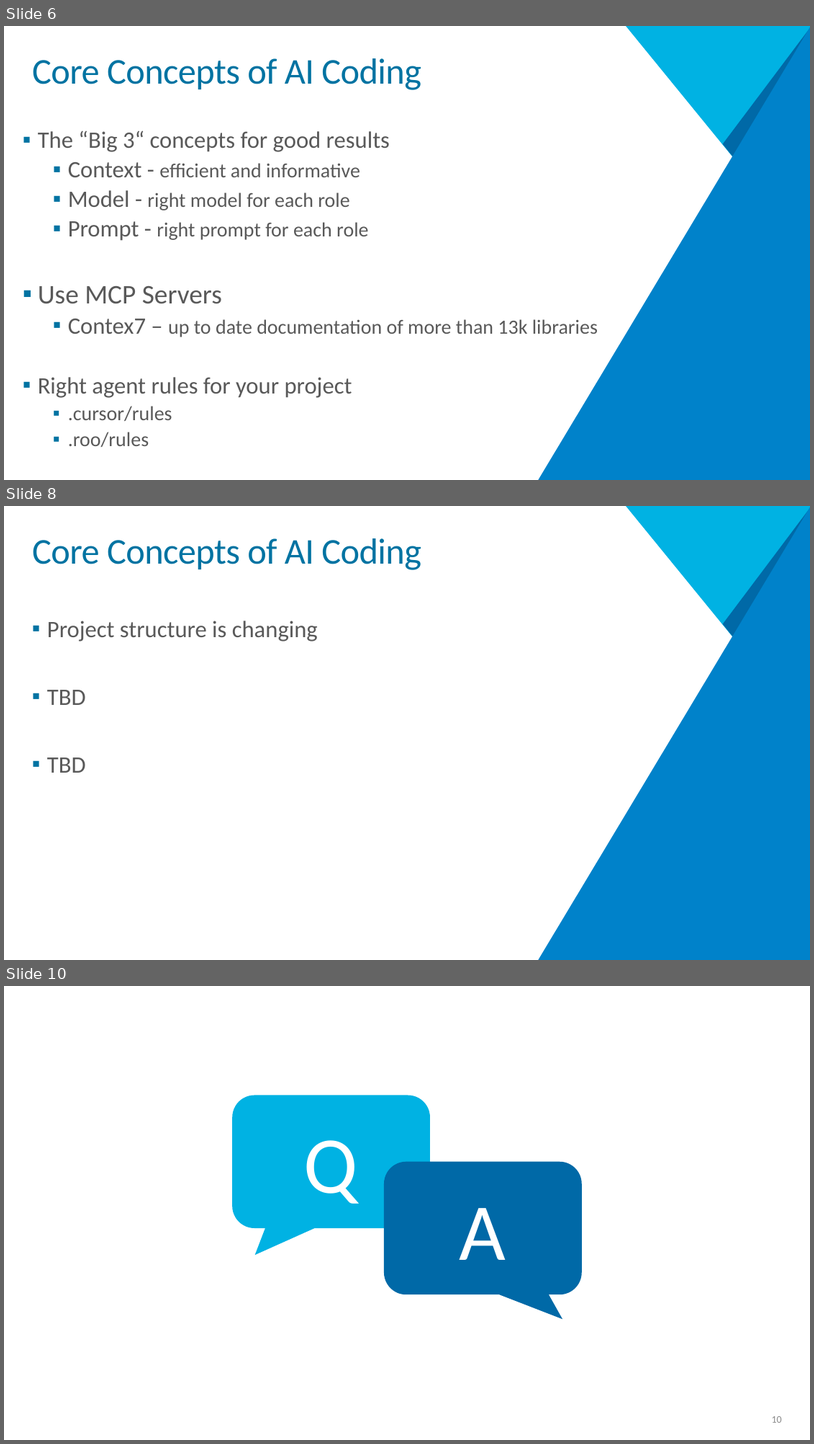
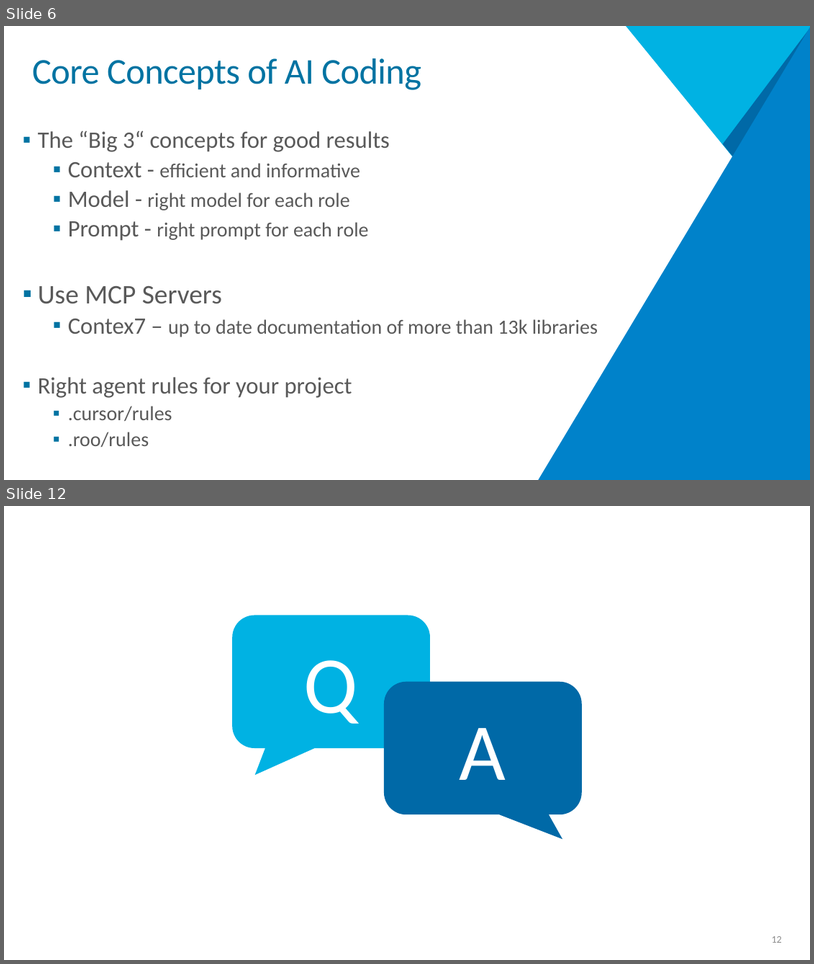
Before and after one commit to MarkG/architecture-next-2025, a slide deck: presentation/Vibe Coding.pptx. Shown one above the other, each under a label of ours: slides 6, 8 and 10 before the commit, slides 6 and 12 after it; the slides between them are not shown. The pictures are 814x1444 and 814x964 pixels, drawn with LibreOffice and Linux fonts; fonts in the diff are those of the drawing; background and template pictures are left out. Boxes give left, top, right and bottom in pixels: in the first picture for what was removed or moved away, otherwise in the second. Text is boxed around its words. In the diff, an @@ line names an element or a change of style, - is before the commit and + after.

```diff
--- a/presentation/Vibe Coding.pptx
+++ b/presentation/Vibe Coding.pptx
@@ slide 8 removed at (x1=4, y1=506, x2=810, y2=960), background #FFFFFF; not listed: 3 template elements that a slide beside it also shows @@
@@ title removed at (x1=32, y1=538, x2=422, y2=570) @@
-Core Concepts of AI Coding
@@ text removed at (x1=47, y1=620, x2=318, y2=772) @@
-▪ Project structure is changing
-▪ TBD
-▪ TBD
@@ rectangle removed at (x1=274, y1=847, x2=521, y2=952) @@
@@ what was slide 10 is now slide 12 @@
@@ page number at (x1=772, y1=936, x2=782, y2=942): text changed @@
-10
+12
```
Also in this commit, not shown: 1 slide changed, 4 slides added, 1 other slide removed, 6 other files.
